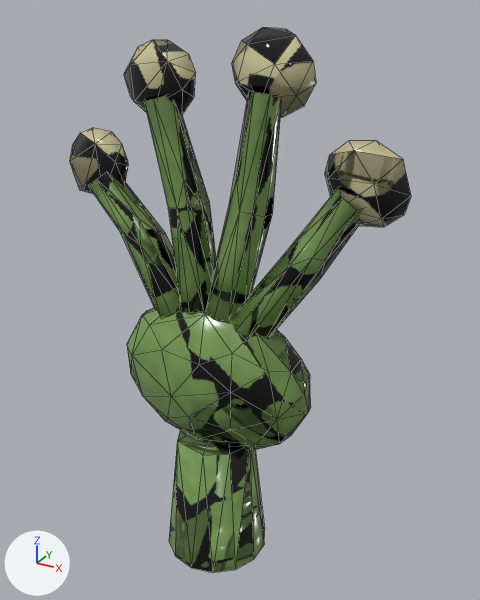
An edit to the glTF model assets/export/cpart_hand_frog.glb, drawn before and after from the same camera.
One viewpoint serves both versions: a 50 mm camera at (0.0784, -0.1288, 0.1169) aimed at (0.0049, 0.0049, 0.0501). Every picture has the same lights, and +X, +Y and +Z are marked at lower left. The older version comes first. Mesh edges are drawn as thin lines. Where no turn or scale is listed for an object, it has been applied to the vertices. Vertices at exactly the same position are counted once.

Objects in the first picture: 'HandFrog', 'Pads'.
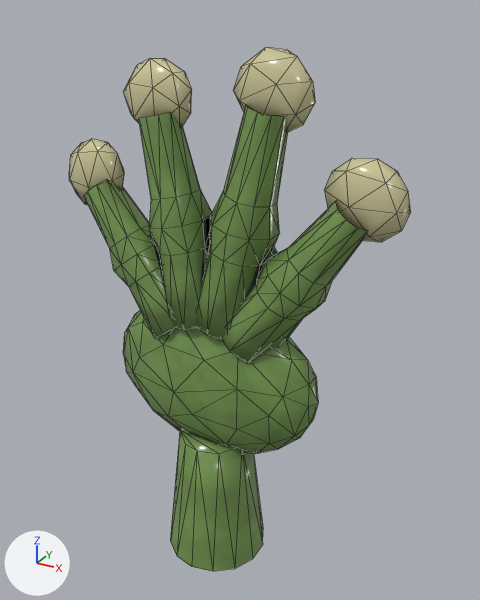
Location of each change, [x1, y1, x2, y2] in pixels of the pictures (480 x 600 px):
'HandFrog', reshaped
    before: [89, 87, 364, 573]
    after: [84, 105, 368, 571]
'Pads', reshaped
    before: [70, 27, 411, 227]
    after: [69, 48, 411, 242]
part 1 of me_handfrog_mesh, rebuilt
    before: [127, 303, 311, 450]
    after: [123, 310, 318, 454]
part 2 of me_handfrog_mesh, rebuilt (20% wider)
    before: [206, 87, 281, 322]
    after: [198, 105, 288, 339]
part 3 of me_handfrog_mesh, rebuilt
    before: [144, 96, 216, 313]
    after: [139, 112, 212, 329]
part 4 of me_handfrog_mesh, rebuilt
    before: [89, 171, 180, 317]
    after: [84, 179, 175, 338]
part 5 of me_handfrog_mesh, rebuilt (13% wider, 7% taller)
    before: [235, 187, 364, 338]
    after: [222, 201, 368, 363]
part 6 of me_handfrog_mesh, rebuilt
    before: [169, 430, 265, 573]
    after: [170, 429, 263, 571]
part 7 of me_handfrog_mesh, added (mostly hidden)
    after: [264, 247, 277, 264]
part 8 of me_pads_mesh, rebuilt (7% shorter)
    before: [232, 27, 316, 117]
    after: [233, 48, 315, 132]
part 9 of me_pads_mesh, rebuilt
    before: [70, 128, 128, 194]
    after: [69, 139, 124, 205]
part 10 of me_pads_mesh, rebuilt (9% shorter)
    before: [124, 40, 196, 116]
    after: [123, 58, 192, 127]
part 11 of me_pads_mesh, rebuilt
    before: [325, 140, 411, 227]
    after: [325, 158, 411, 242]

Edits to the bpy script that builds the scene:
```text
Change me_handfrog_mesh:
    used by ob_handfrog; location = (0.0, 0.0, 0.0)
    remove me_handfrog_mesh.from_pydata(...)  # 176 vertices, 300 faces; spans x -0.0357..0.038, y -0.0141..0.0141, z -0.024..0.1026
    add me_handfrog_mesh.from_pydata(...)  # 341 vertices, 572 faces; spans x -0.0366..0.0384, y -0.0137..0.0137, z -0.024..0.0984
    me_handfrog_mesh part 1: the loose piece of 62 vertices spanning x -0.027..0.027, y -0.0104..0.0104, z 0.0092..0.0508 is rebuilt with 86 vertices and now spans x -0.029..0.029, y -0.0084..0.0084, z 0.008..0.052
    me_handfrog_mesh part 2: the loose piece of 23 vertices spanning x -0.002..0.0177, y -0.0053..0.0085, z 0.0464..0.1026 is rebuilt with 50 vertices and now spans x -0.0045..0.0188, y -0.0084..0.0084, z 0.044..0.0984
    me_handfrog_mesh part 3: the loose piece of 23 vertices spanning x -0.0171..0.002, y -0.0053..0.0085, z 0.0463..0.0997 is rebuilt with 50 vertices and now spans x -0.0182..0.0045, y -0.0084..0.0084, z 0.044..0.0955
    me_handfrog_mesh part 4: the loose piece of 23 vertices spanning x -0.0357..-0.0061, y -0.005..0.0083, z 0.0418..0.0803 is rebuilt with 50 vertices and now spans x -0.0366..-0.0029, y -0.0084..0.0084, z 0.0382..0.078
    me_handfrog_mesh part 5: the loose piece of 23 vertices spanning x 0.006..0.038, y -0.0049..0.0083, z 0.0418..0.0835 is rebuilt with 50 vertices and now spans x 0.0029..0.0384, y -0.0084..0.0084, z 0.0382..0.0804
    me_handfrog_mesh part 6: the loose piece of 22 vertices spanning x -0.0137..0.0137, y -0.0141..0.0141, z -0.024..0.012 is rebuilt with 25 vertices and now spans x -0.0134..0.0134, y -0.0137..0.0137, z -0.024..0.012
    me_handfrog_mesh part 7
    30 vertices are added at x -0.027..0.027, y 0.0..0.0024, z 0.051..0.075
    18 new faces join them
Change me_pads_mesh:
    used by ob_pads; location = (0.0, 0.0, 0.0)
    remove me_pads_mesh.from_pydata(...)  # 82 vertices, 148 faces; spans x -0.0436..0.0459, y -0.0019..0.0049, z 0.0718..0.1134
    add me_pads_mesh.from_pydata(...)  # 88 vertices, 160 faces; spans x -0.0441..0.0459, y -0.0022..0.0046, z 0.0693..0.1095
    me_pads_mesh part 8: the loose piece of 22 vertices spanning x 0.0047..0.0243, y -0.0019..0.0049, z 0.0958..0.1134 is rebuilt with 22 vertices and now spans x 0.0056..0.0244, y -0.0022..0.0046, z 0.0923..0.1095
    me_pads_mesh part 9: the loose piece of 20 vertices spanning x -0.0436..-0.0246, y -0.0016..0.0049, z 0.0718..0.0895 is rebuilt with 22 vertices and now spans x -0.0441..-0.0258, y -0.0022..0.0046, z 0.0693..0.087
    me_pads_mesh part 10: the loose piece of 20 vertices spanning x -0.0237..-0.0043, y -0.0016..0.0049, z 0.0925..0.1105 is rebuilt with 22 vertices and now spans x -0.0239..-0.0053, y -0.0022..0.0046, z 0.0894..0.1067
    me_pads_mesh part 11: the loose piece of 20 vertices spanning x 0.0268..0.0459, y -0.0019..0.0049, z 0.0749..0.0929 is rebuilt with 22 vertices and now spans x 0.0276..0.0459, y -0.0022..0.0046, z 0.0718..0.0893
```
